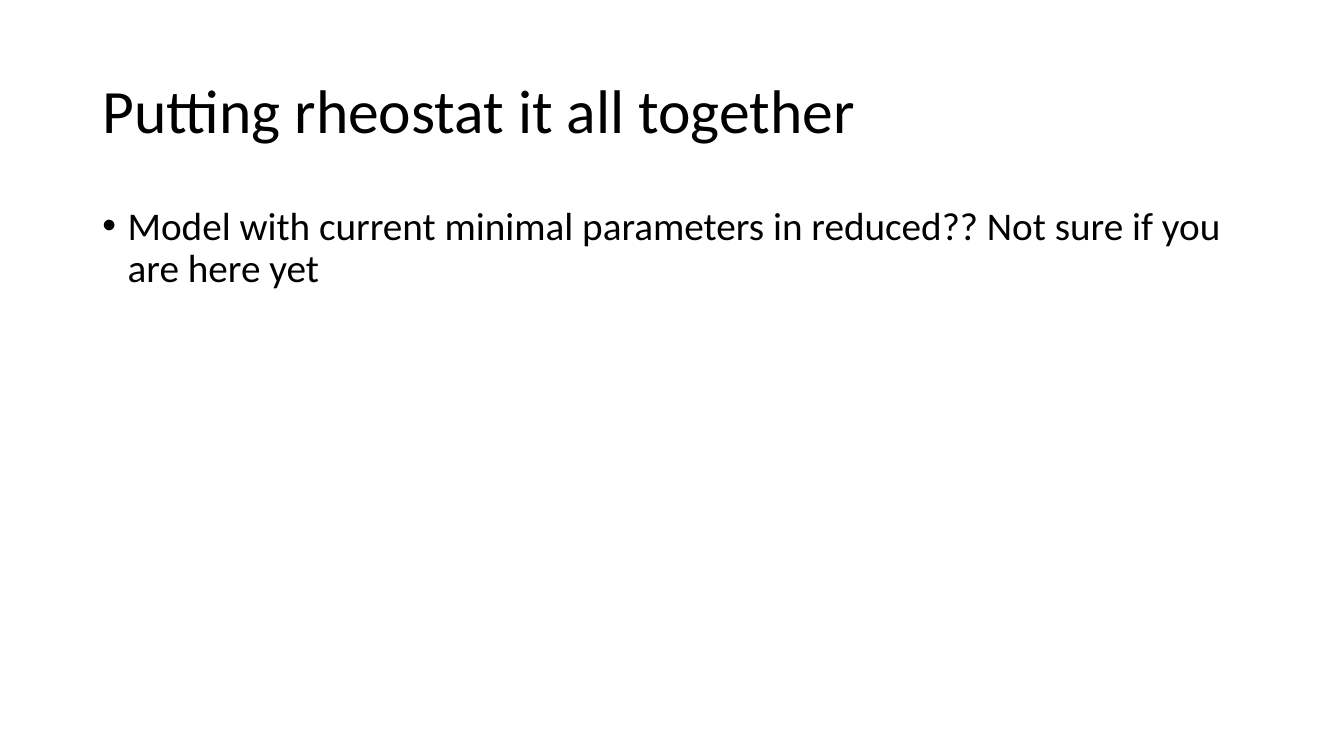
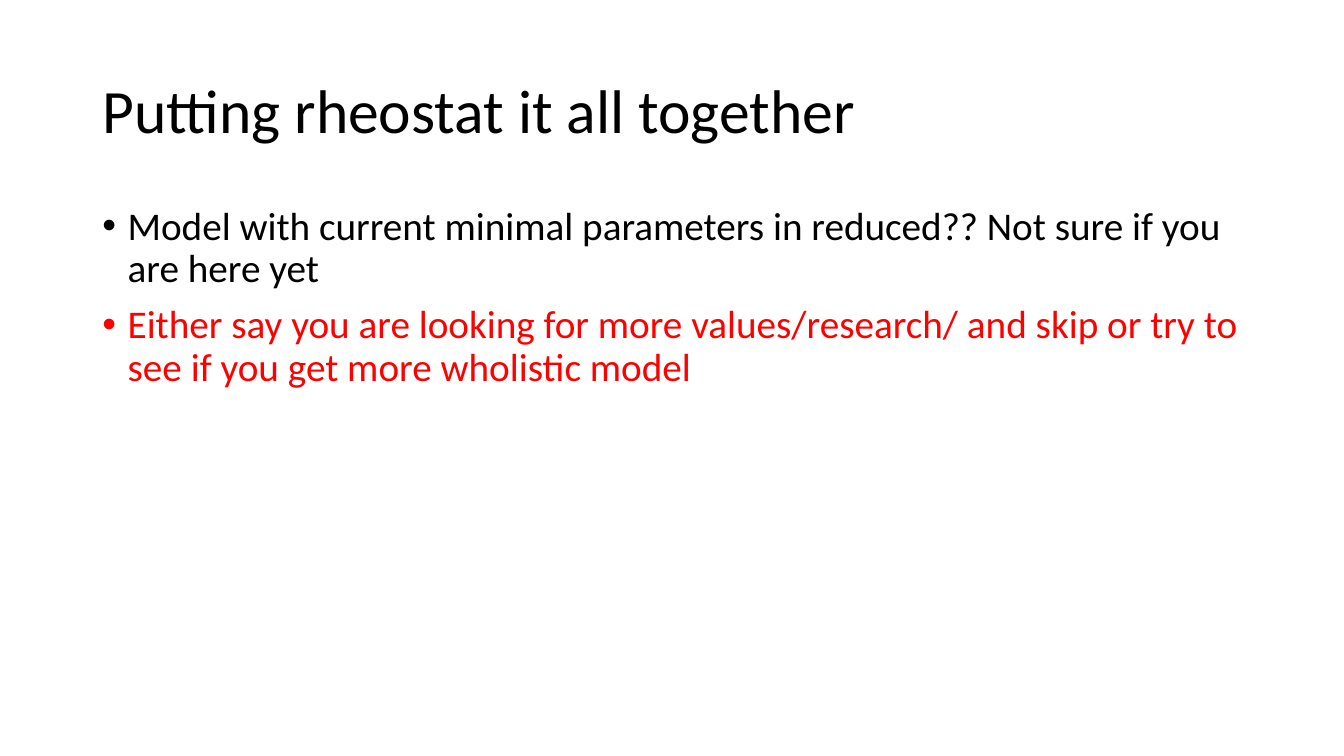
Before and after one commit to AnkitaRoychoudhury/ug_murray, a slide deck: slide 9 of miscellaneous/presentations/20200715_syncell_mtg.pptx. Drawn at 1344x756 pixels with LibreOffice and Linux fonts; fonts in the diff are those of the drawing. Boxes give left, top, right and bottom in pixels: in the first picture for what was removed or moved away, otherwise in the second. Text is boxed around its words. In the diff, an @@ line names an element or a change of style, - is before the commit and + after.

```diff
--- a/miscellaneous/presentations/20200715_syncell_mtg.pptx
+++ b/miscellaneous/presentations/20200715_syncell_mtg.pptx
@@ text at box(128, 310, 1237, 388): paragraph added @@
+• Either say you are looking for more values/research/ and skip or try to see if you get more wholistic model
```
Also in this commit, not shown: 4 other slides changed, 1 other file.
